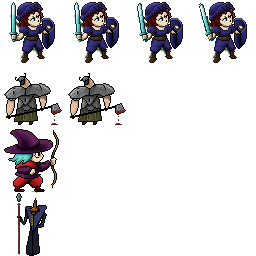
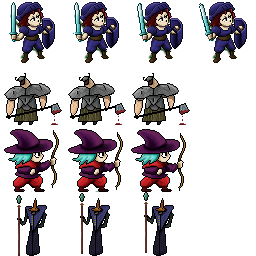
Before/after of a w=256, h=256 layered artwork. What changed in the layer stack:
painted on "Layer 2" over 133, 73, 183, 256
painted on "Layer 1" over 69, 129, 119, 256
painted on "Layer 0" over 16, 73, 190, 256
